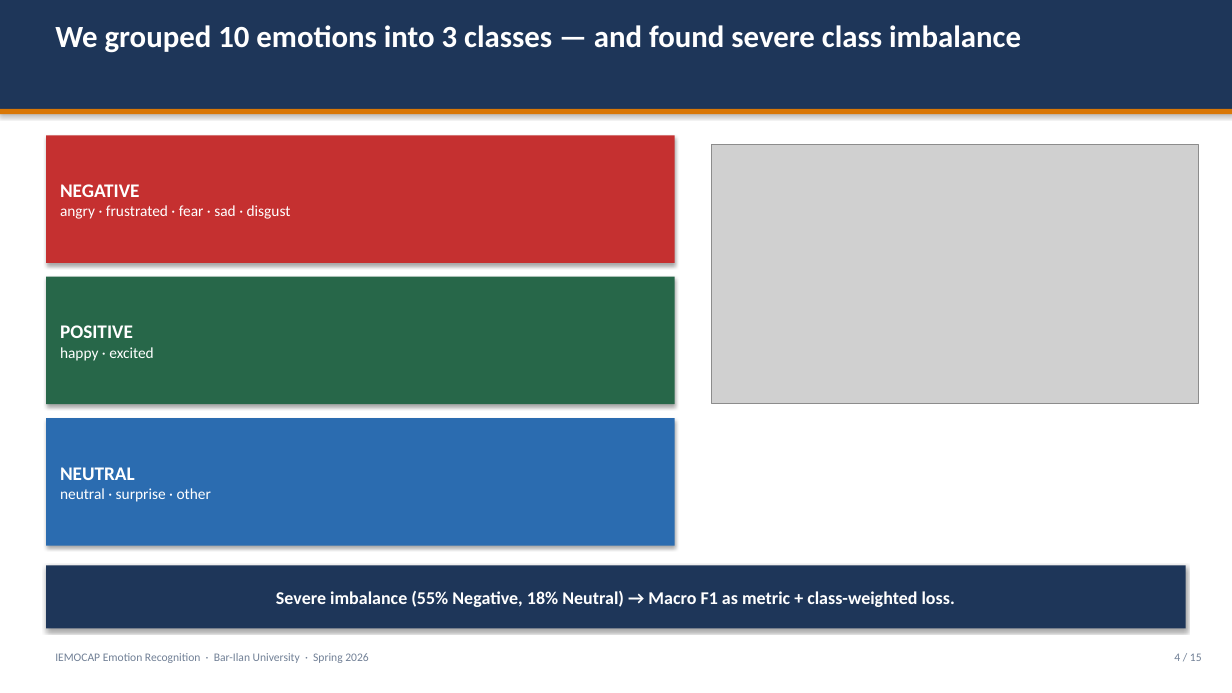
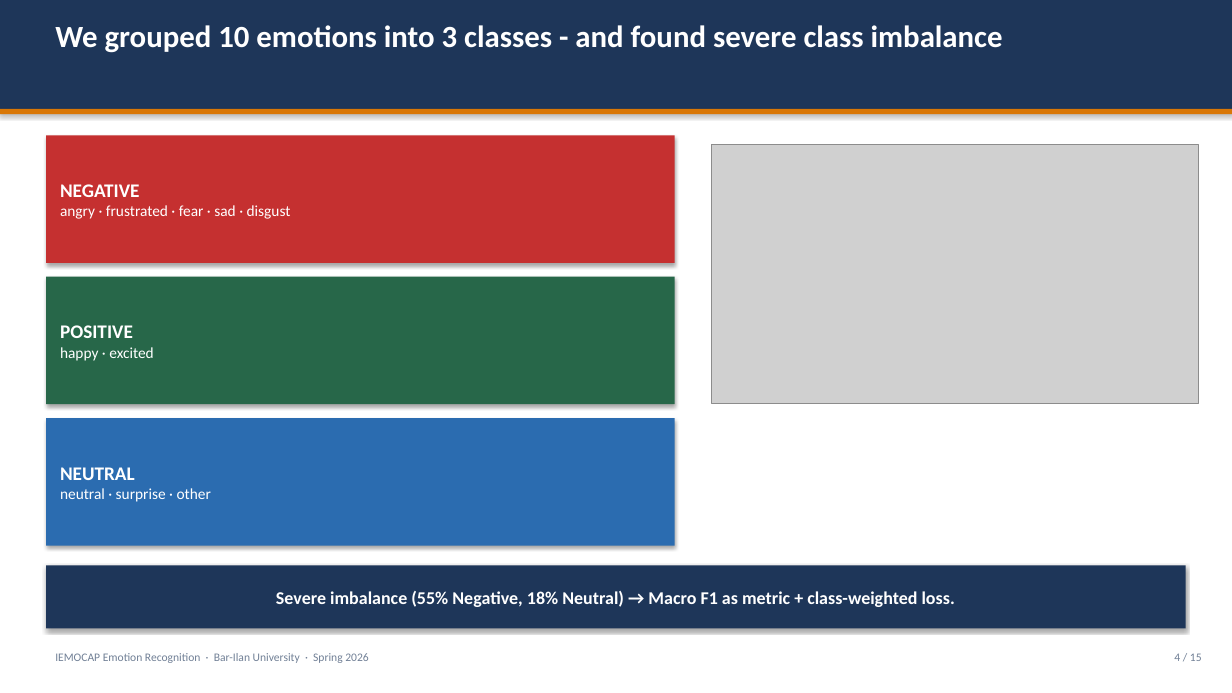
Before and after one commit to almahova/iemocap-proj, a slide deck: slide 4 of docs/Final_Presentation.pptx. Drawn at 1232x693 pixels with LibreOffice and Linux fonts; fonts in the diff are those of the drawing; grey boxes stand for pictures. Boxes give left, top, right and bottom in pixels: in the first picture for what was removed or moved away, otherwise in the second. Text is boxed around its words. In the diff, an @@ line names an element or a change of style, - is before the commit and + after.

```diff
--- a/docs/Final_Presentation.pptx
+++ b/docs/Final_Presentation.pptx
@@ text at [55, 25, 1003, 53]: text changed @@
-We grouped 10 emotions into 3 classes — and found severe class imbalance
+We grouped 10 emotions into 3 classes - and found severe class imbalance
```
Also in this commit, not shown: 14 other slides changed, 3 other files.
